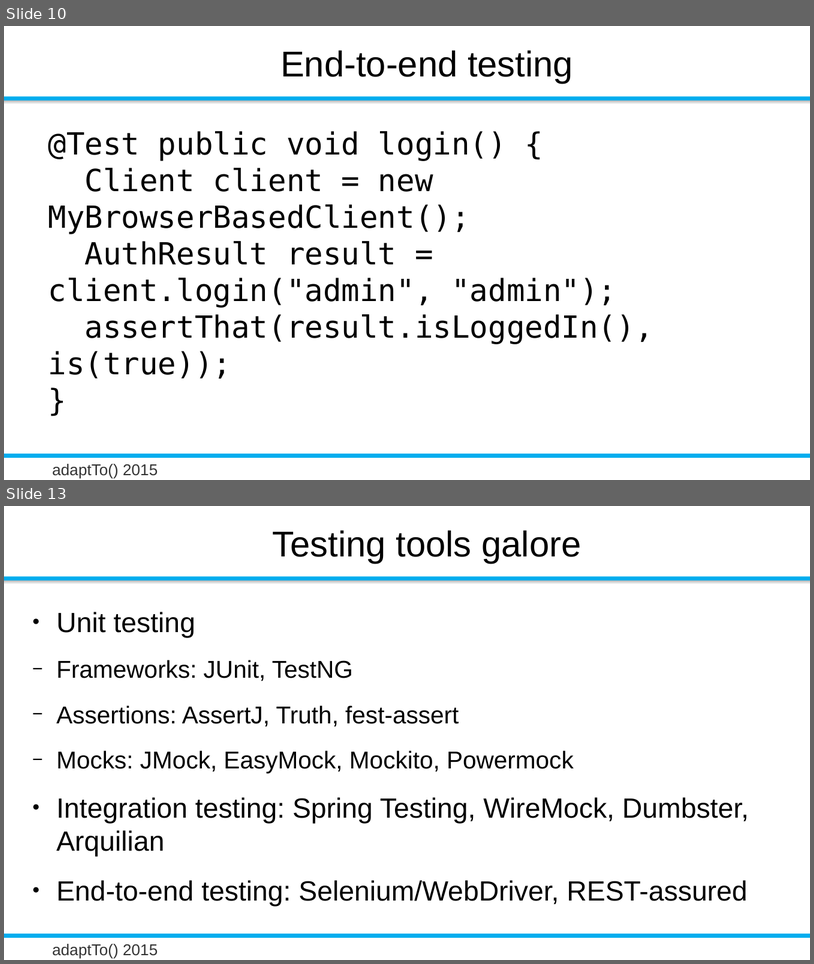
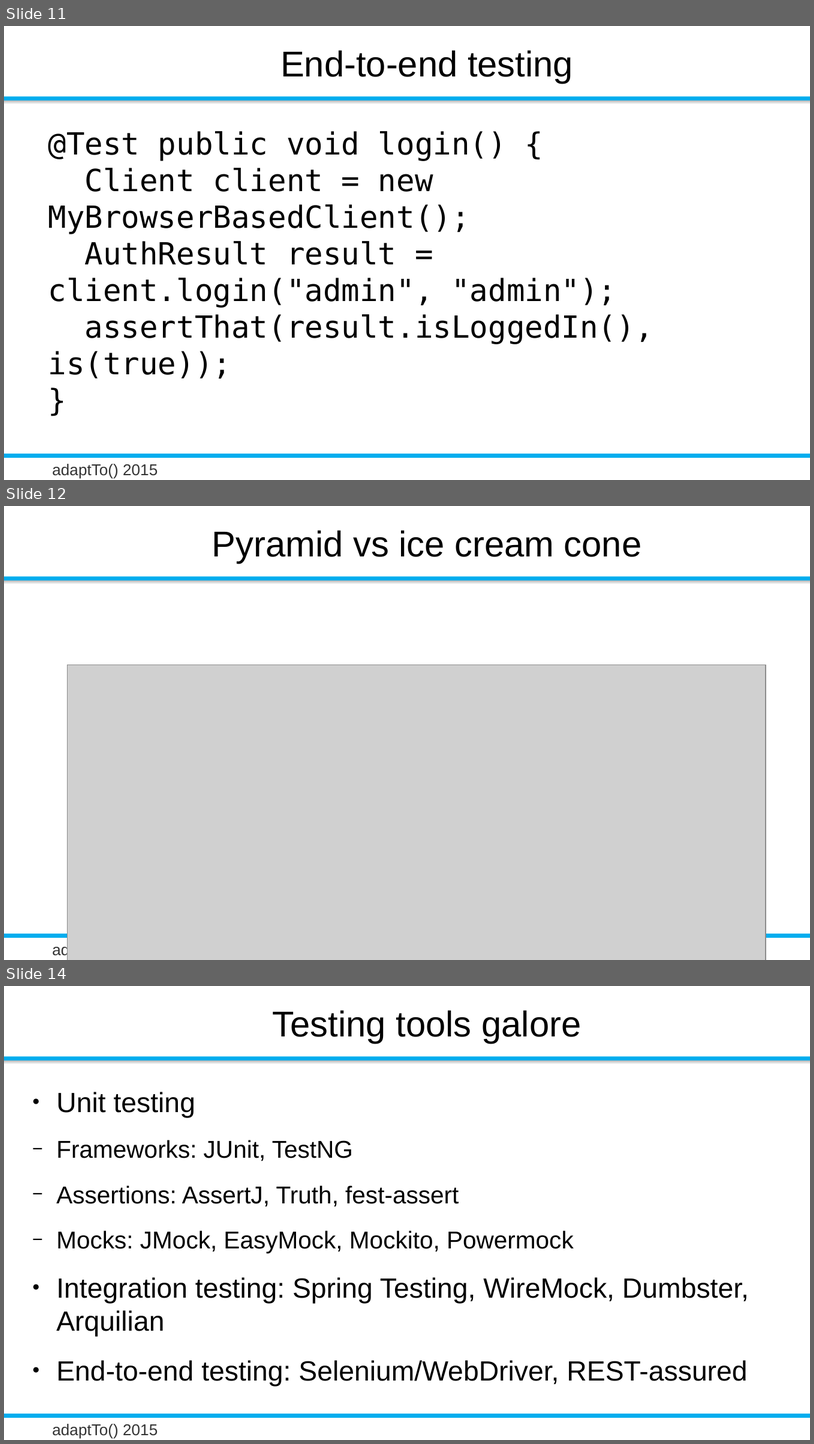
Before and after one commit to rombert/talks, a slide deck: adaptTo2015/How_Do_I_Test_My_Sling_Application-Robert_Munteanu_unedited.odp. Shown one above the other, each under a label of ours: slides 10 and 13 before the commit, slides 11, 12 and 14 after it; the slides between them are not shown. The pictures are 814x964 and 814x1444 pixels, drawn with LibreOffice and Linux fonts; fonts in the diff are those of the drawing; grey boxes stand for pictures; background and template pictures are left out. Boxes give left, top, right and bottom in pixels: in the first picture for what was removed or moved away, otherwise in the second. Text is boxed around its words. In the diff, an @@ line names an element or a change of style, - is before the commit and + after.

```diff
--- a/adaptTo2015/How_Do_I_Test_My_Sling_Application-Robert_Munteanu_unedited.odp
+++ b/adaptTo2015/How_Do_I_Test_My_Sling_Application-Robert_Munteanu_unedited.odp
@@ slide 12 added at (4,506,810,960), background #FFFFFF; not listed: 4 template elements that a slide beside it also shows @@
@@ title added at (212,530,642,563), 32 pt, text #000000 @@
+Pyramid vs ice cream cone
@@ picture added at (68,665,766,960) @@
@@ what was slide 10 is now slide 11 @@
@@ what was slide 13 is now slide 14 @@
```
Also in this commit, not shown: 3 slides changed, 4 other slides added, 1 slide removed, 14 other files.
